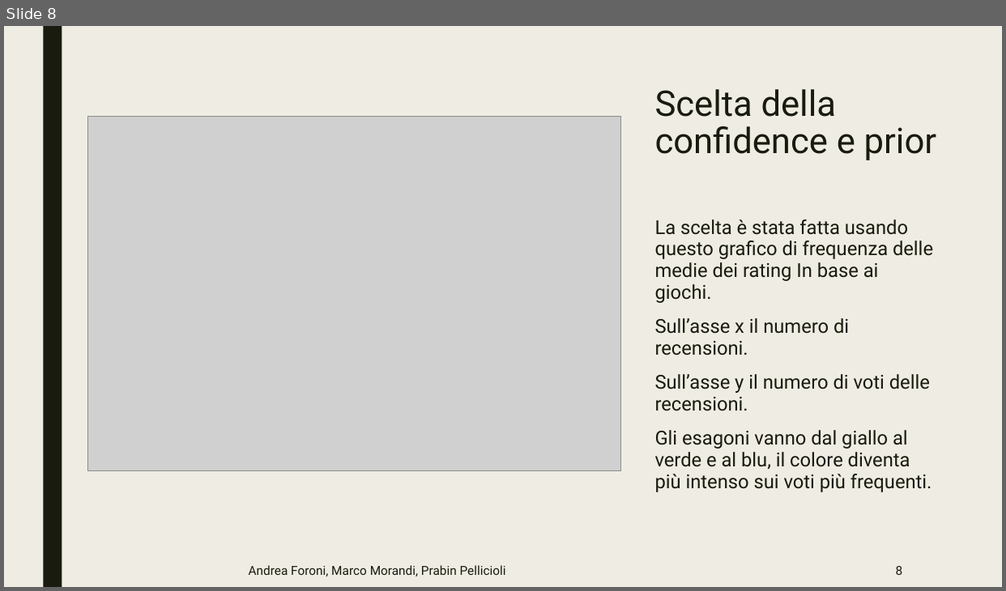
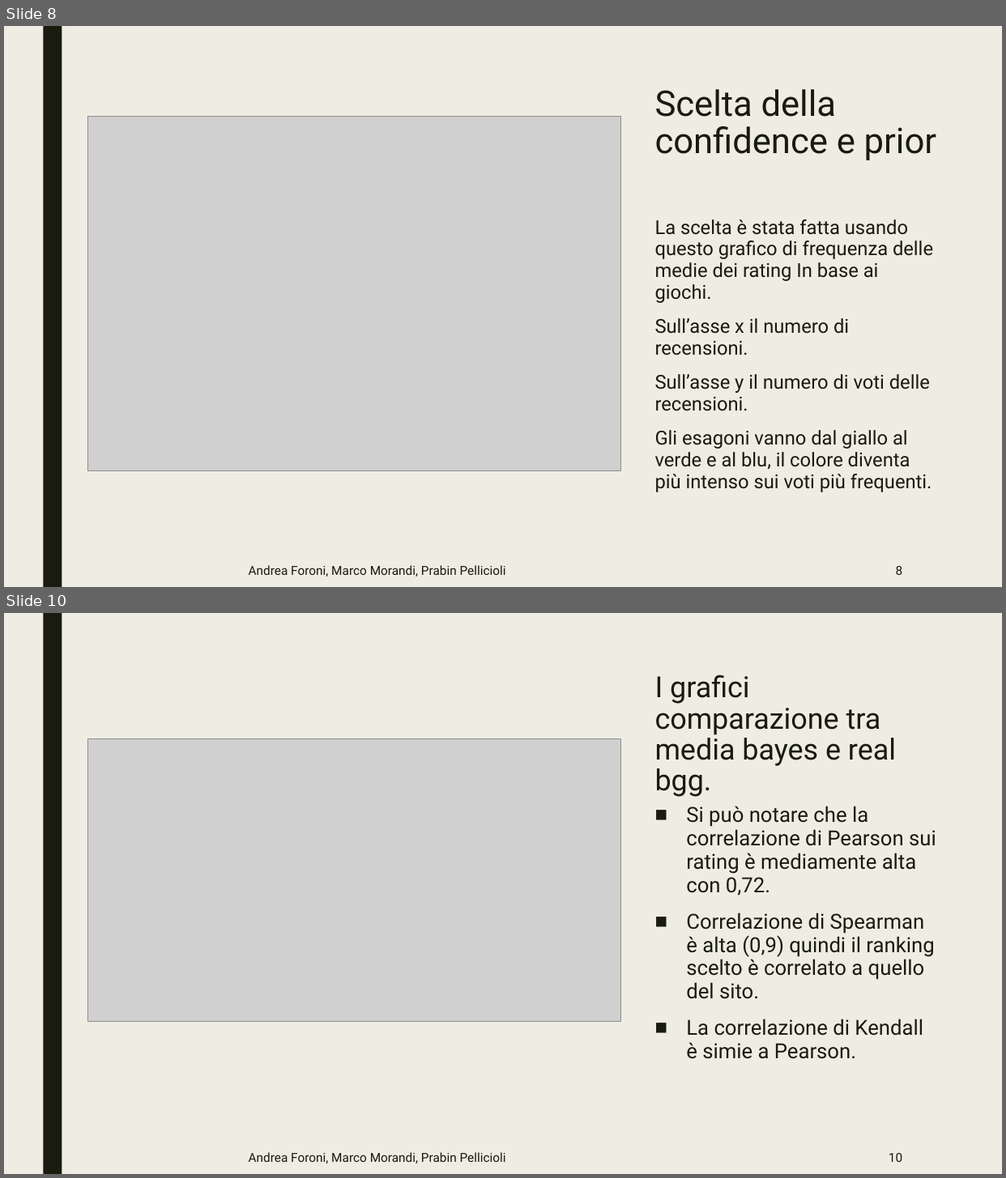
Before and after one commit to Praiban/Boardgamegeek, a slide deck: presentazione.pptx. Shown one above the other, each under a label of ours: slide 8 before the commit, slides 8 and 10 after it; the slides between them are not shown. The pictures are 1006x591 and 1006x1178 pixels, drawn with LibreOffice and Linux fonts; fonts in the diff are those of the drawing; grey boxes stand for pictures. Boxes give left, top, right and bottom in pixels: in the first picture for what was removed or moved away, otherwise in the second. Text is boxed around its words. In the diff, an @@ line names an element or a change of style, - is before the commit and + after.

```diff
--- a/presentazione.pptx
+++ b/presentazione.pptx
@@ slide 10 added at bbox=[4, 613, 1002, 1174], background #EFEDE3 @@
@@ rectangle added at bbox=[43, 613, 62, 1174], fill #191B0E @@
@@ title added at bbox=[655, 675, 896, 797], 28 pt, text #191B0E @@
+I grafici comparazione tra media bayes e real bgg.
@@ picture added at bbox=[88, 739, 621, 1023] @@
@@ text added at bbox=[686, 806, 936, 1059], 20 pt, text #191B0E @@
+■ Si può notare che la correlazione di Pearson sui rating è mediamente alta con 0,72.
+■ Correlazione di Spearman è alta (0,9) quindi il ranking scelto è correlato a quello del sito.
+■ La correlazione di Kendall è simie a Pearson.
@@ text added at bbox=[249, 1152, 506, 1164], 12 pt, text #191B0E @@
+Andrea Foroni, Marco Morandi, Prabin Pellicioli
@@ page number added at bbox=[889, 1153, 902, 1162], 12 pt, text #191B0E @@
+10
```
Also in this commit, not shown: 1 slide changed, 3 other slides added.
